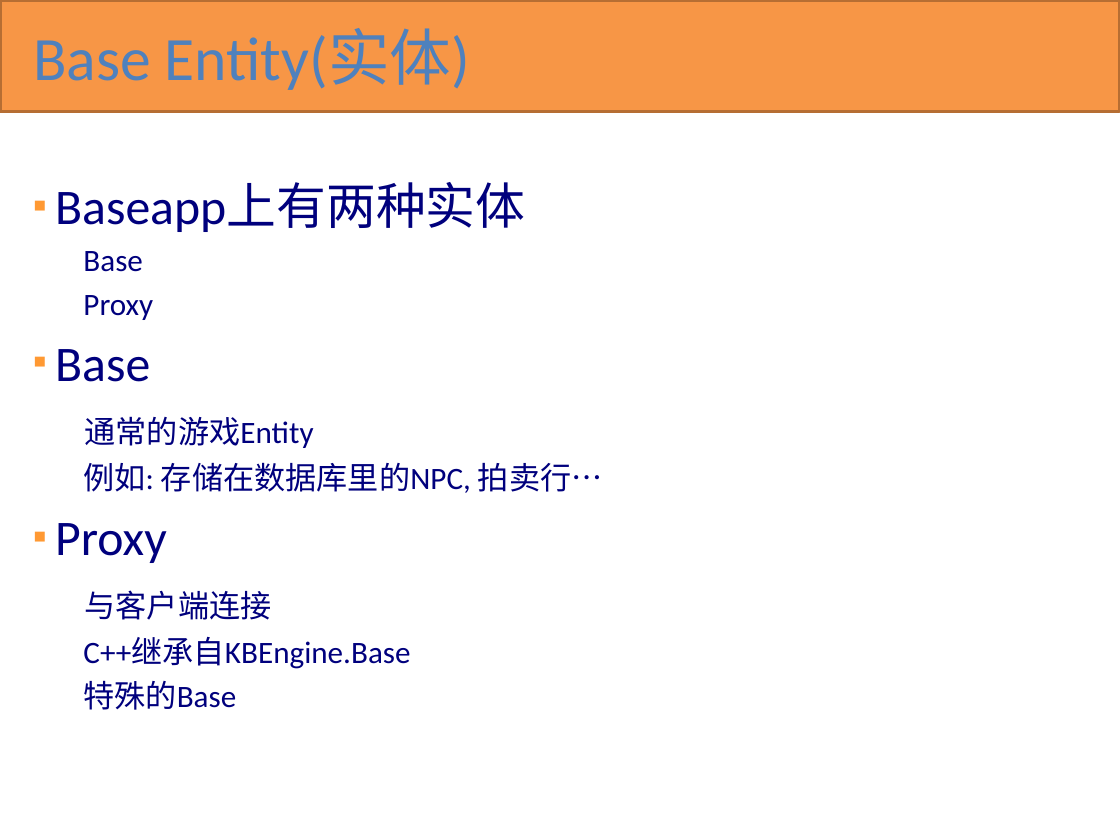
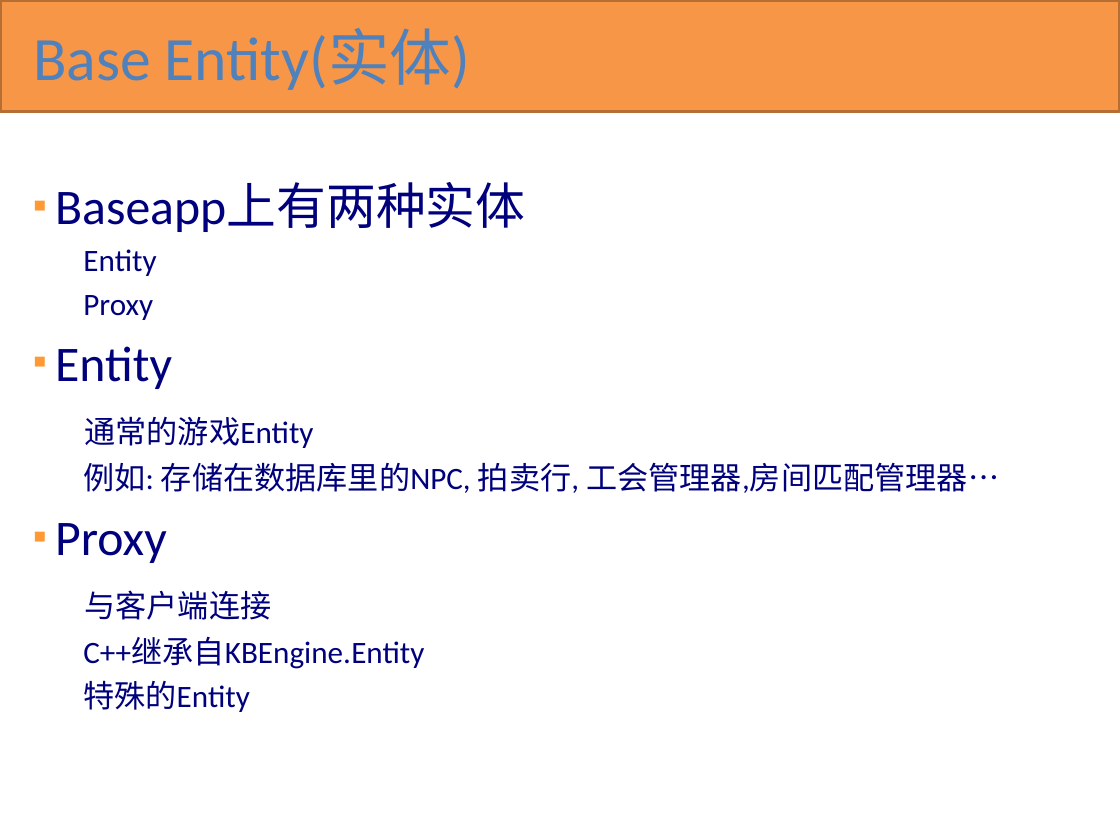
Before and after one commit to KBEngineLab/KBEngine-Nex, a slide deck: slide 7 of docs/KBEngine overview(cn).pptx. Drawn at 1120x840 pixels with LibreOffice and Linux fonts; fonts in the diff are those of the drawing. Boxes give left, top, right and bottom in pixels: in the first picture for what was removed or moved away, otherwise in the second. Text is boxed around its words. In the diff, an @@ line names an element or a change of style, - is before the commit and + after.

```diff
--- a/docs/KBEngine overview(cn).pptx
+++ b/docs/KBEngine overview(cn).pptx
@@ text at (x1=83, y1=249, x2=156, y2=276): text changed @@
-  Base
+  Entity
@@ text at (x1=55, y1=346, x2=172, y2=389): text changed @@
-▪ Base
+▪ Entity
@@ text at (x1=83, y1=462, x2=999, y2=493): text changed @@
-  例如: 存储在数据库里的NPC, 拍卖行…
+  例如: 存储在数据库里的NPC, 拍卖行, 工会管理器,房间匹配管理器…
@@ text at (x1=83, y1=637, x2=424, y2=712): text changed @@
-  C++继承自KBEngine.Base
-  特殊的Base
+  C++继承自KBEngine.Entity
+  特殊的Entity
```
Also in this commit, not shown: 35 other slides changed, 1 other file.
